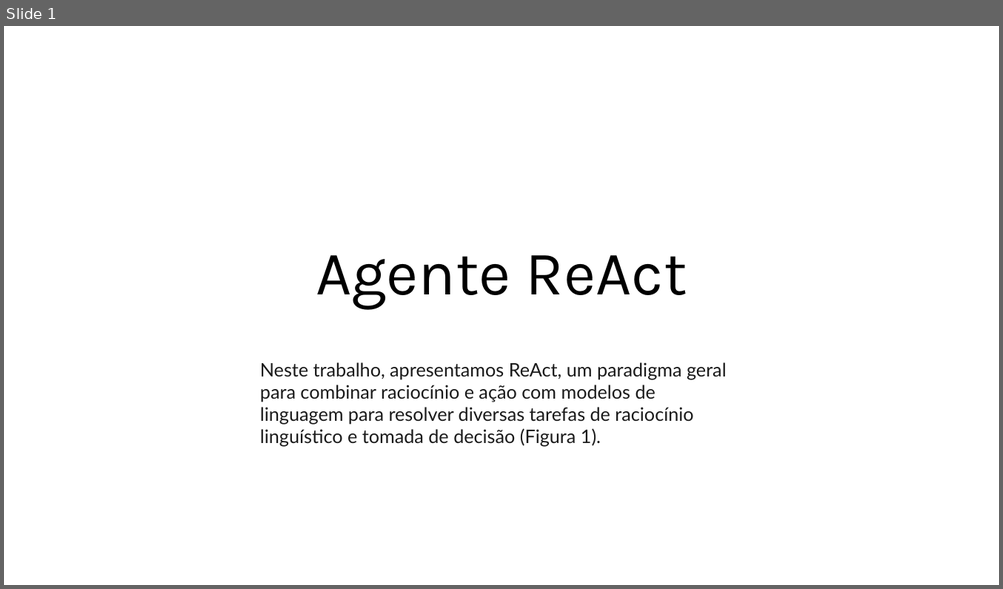
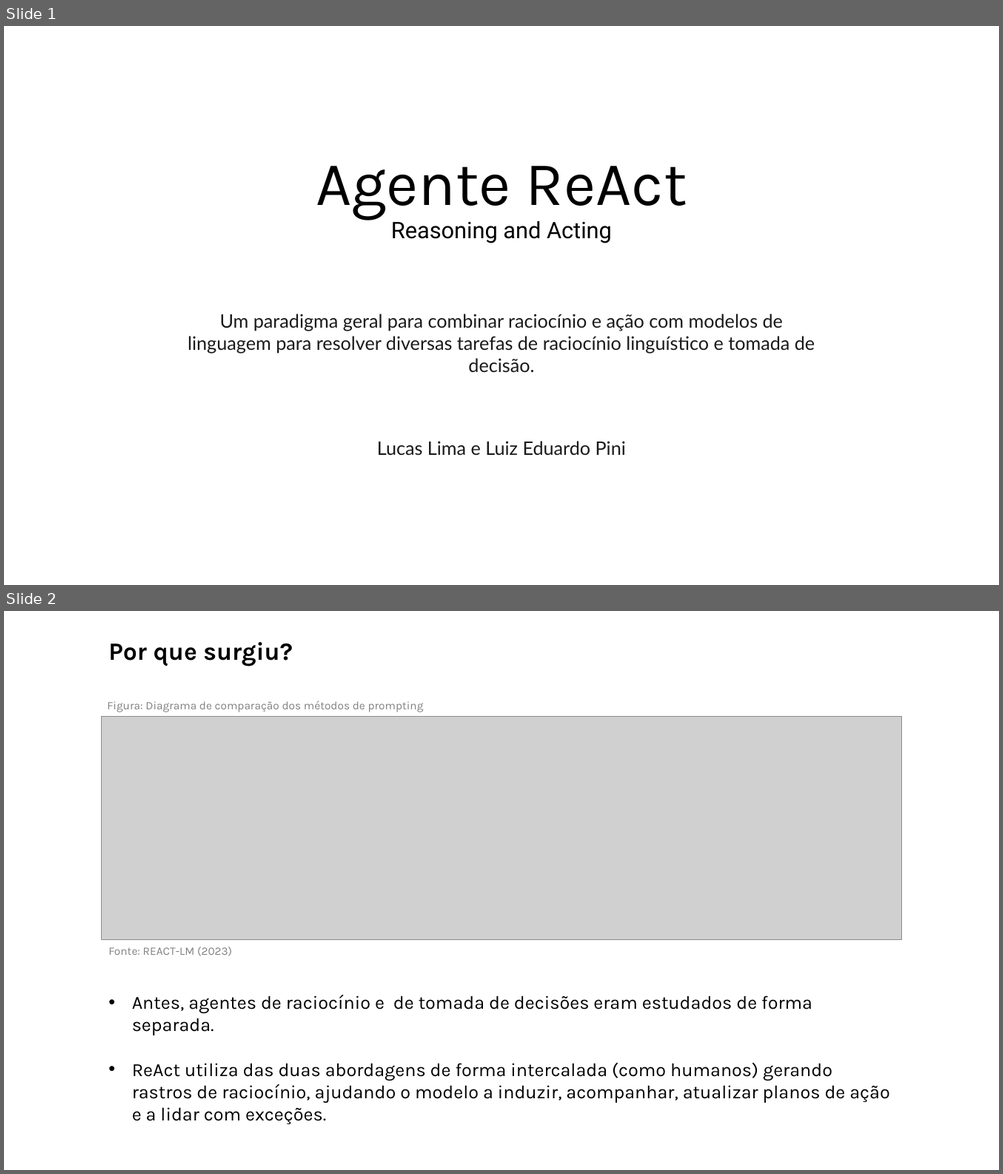
Before and after one commit to luizehp/Agente-ReAct, a slide deck: Agente ReAct.pptx. Shown one above the other, each under a label of ours: slide 1 before the commit, slides 1 and 2 after it. The pictures are 1003x589 and 1003x1174 pixels, drawn with LibreOffice and Linux fonts; fonts in the diff are those of the drawing; grey boxes stand for pictures. Boxes give left, top, right and bottom in pixels: in the first picture for what was removed or moved away, otherwise in the second. Text is boxed around its words. In the diff, an @@ line names an element or a change of style, - is before the commit and + after.

```diff
--- a/Agente ReAct.pptx
+++ b/Agente ReAct.pptx
@@ slide 2 added at bbox=[4, 611, 999, 1170], background #FFFFFF @@
@@ text added at bbox=[108, 642, 293, 667], 24 pt, text #000000, bold @@
+Por que surgiu?
@@ picture added at bbox=[101, 716, 902, 940] @@
@@ text added at bbox=[107, 701, 424, 712], 11 pt, text #808080 @@
+Figura: Diagrama de comparação dos métodos de prompting
@@ text added at bbox=[108, 947, 232, 957], 11 pt, text #808080 @@
+Fonte: REACT-LM (2023)
@@ text added at bbox=[132, 995, 889, 1125], 18 pt, text #000000 @@
+• Antes, agentes de raciocínio e de tomada de decisões eram estudados de forma separada.
+• ReAct utiliza das duas abordagens de forma intercalada (como humanos) gerando rastros de raciocínio, ajudando o modelo a induzir, acompanhar, atualizar planos de ação e a lidar com exceções.
@@ slide 1 changed as well @@
@@ title at bbox=[316, 166, 687, 244]: text changed; size 60 to 22 pt; font Karla to Roboto @@
-Agente ReAct
+Agente ReAct
+Reasoning and Acting
@@ text at bbox=[188, 314, 814, 354]: text changed @@
-Neste trabalho, apresentamos ReAct, um paradigma geral para combinar raciocínio e ação com modelos de linguagem para resolver diversas tarefas de raciocínio linguístico e tomada de decisão (Figura 1).
+Um paradigma geral para combinar raciocínio e ação com modelos de linguagem para resolver diversas tarefas de raciocínio linguístico e tomada de decisão.
@@ text added at bbox=[377, 441, 626, 456], 18 pt, text #1A1A1A @@
+Lucas Lima e Luiz Eduardo Pini
```
Also in this commit, not shown: 2 other slides changed, 6 other slides added, 6 slides removed.
